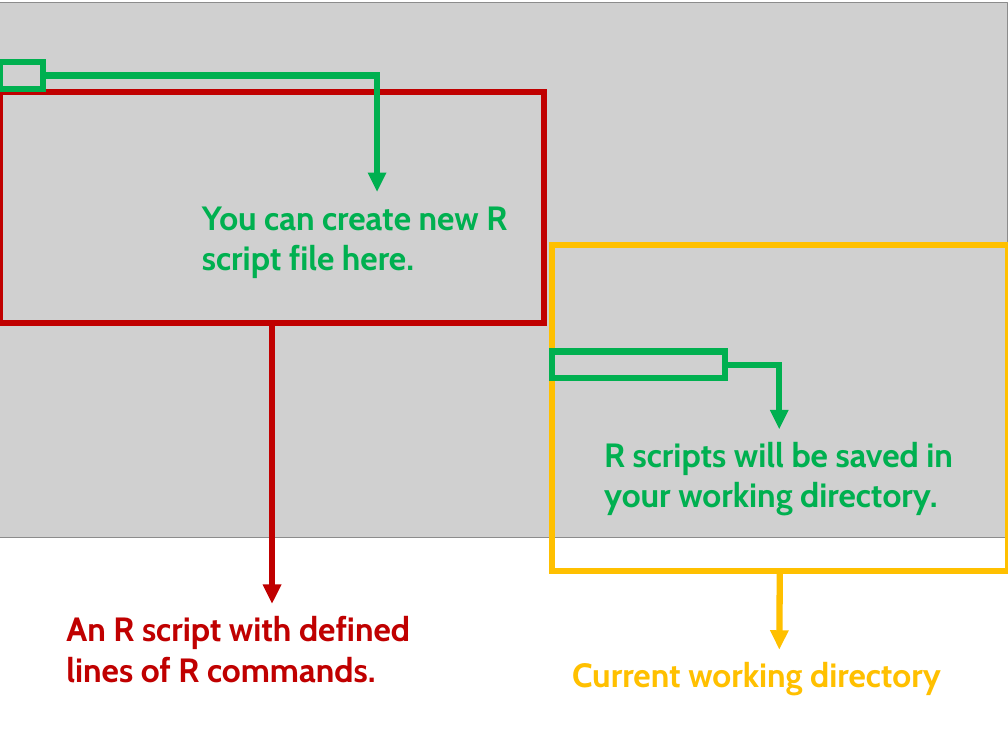
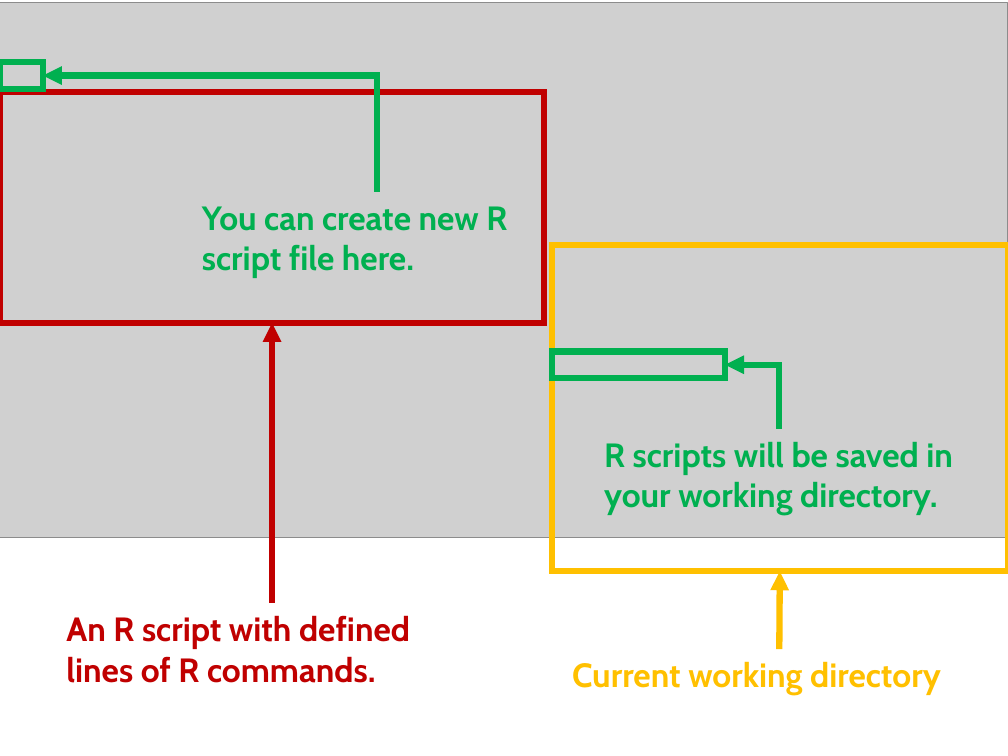
Before and after one commit to upmathematics/mth-391a-sp25-otco, a slide deck: slide 1 of docs/lessons/1.3-mth391-cloud-computing/r-studio-r-scripting.pptx. Drawn at 1008x756 pixels with LibreOffice and Linux fonts; fonts in the diff are those of the drawing; grey boxes stand for pictures. Boxes give left, top, right and bottom in pixels: in the first picture for what was removed or moved away, otherwise in the second. Text is boxed around its words. In the diff, an @@ line names an element or a change of style, - is before the commit and + after.

```diff
--- a/docs/lessons/1.3-mth391-cloud-computing/r-studio-r-scripting.pptx
+++ b/docs/lessons/1.3-mth391-cloud-computing/r-studio-r-scripting.pptx
@@ elbow arrow (43, 76) - (377, 192): arrowheads changed @@
@@ arrow (272, 323) - (272, 604): arrowheads changed @@
@@ elbow arrow (725, 365) - (779, 428): arrowheads changed @@
@@ arrow (780, 572) - (779, 649): arrowheads changed @@
```
Also in this commit, not shown: 36 other files.
